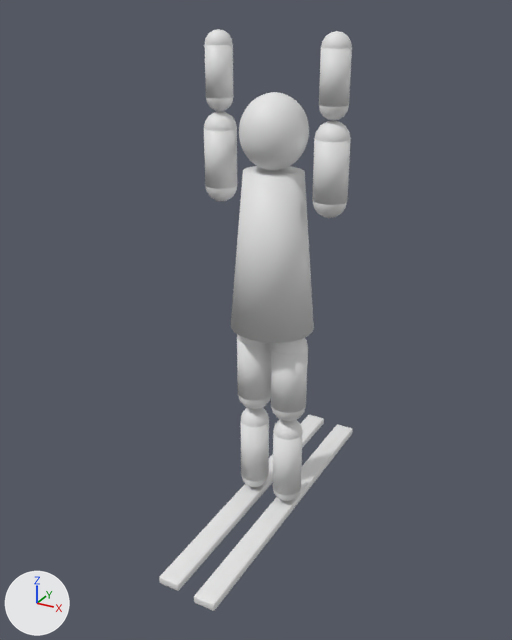
A saved change to the glTF model assets/athlete.glb.
Camera for both pictures: a 50 mm camera at (1.064, -2.053, 0.76) aimed at (-0.034, -0.057, -0.239). Every picture has the same lights, and +X, +Y and +Z are marked at lower left. The first picture is the older version. Vertices at exactly the same position are counted once.

Before the edit, the objects in view are built like this:
```python
ob_head = bpy.data.objects.new('head', me_sphere)
ob_head.location = (0.0, 0.0, 0.0)
ob_lowerarml = bpy.data.objects.new('lowerArmL', me_cylinder_002)
ob_lowerarml.location = (0.0, 0.0, 0.0)
ob_lowerarmr = bpy.data.objects.new('lowerArmR', me_cylinder_003)
ob_lowerarmr.location = (0.0, 0.0, 0.0)
ob_lowerlegl = bpy.data.objects.new('lowerLegL', me_cylinder_006)
ob_lowerlegl.location = (0.0, 0.0, 0.0)
ob_lowerlegr = bpy.data.objects.new('lowerLegR', me_cylinder_007)
ob_lowerlegr.location = (0.0, 0.0, 0.0)
ob_skil = bpy.data.objects.new('skiL', me_cube)
ob_skil.location = (0.0, 0.0, 0.0)
ob_skir = bpy.data.objects.new('skiR', me_cube_001)
ob_skir.location = (0.0, 0.0, 0.0)
ob_upperarml = bpy.data.objects.new('upperArmL', me_cylinder)
ob_upperarml.location = (0.0, 0.0, 0.0)
ob_upperlegr = bpy.data.objects.new('upperLegR', me_cylinder_005)
ob_upperlegr.location = (0.0, 0.0, 0.0)
# also in view: 'upperLegL' at (-0.075, 0.008, -0.455); 'upperArmR' at (0.205, -0.008, 0.3); 'torso' at (0.0, 0.0, 0.0)
```
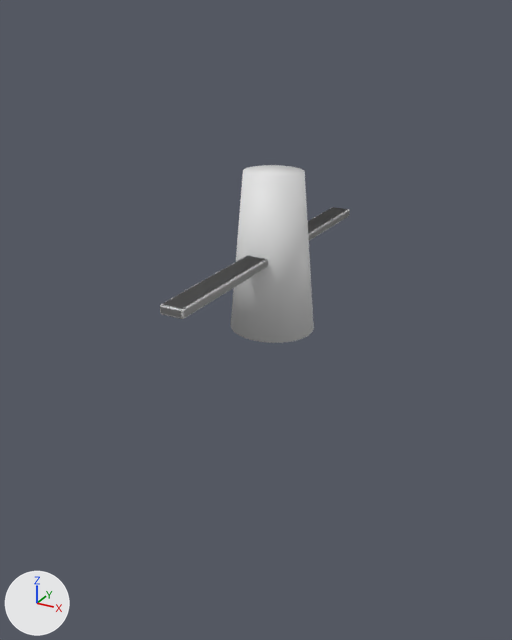
Edits to the bpy script that builds the scene:
```text
Change me_sphere:
    remove me_sphere.from_pydata(...)  # 1106 vertices, 2208 faces; spans x -0.11..0.11, y -0.118..0.118, z 0.28..0.52
    add me_sphere.from_pydata(...)  # 1106 vertices, 2208 faces; spans x -0.11..0.11, y -0.118..0.118, z -0.12..0.12
    me_sphere part 1: the whole mesh is moved by (0.0, 0.0, -0.4)
Change me_cylinder_002:
    remove me_cylinder_002.from_pydata(...)  # 502 vertices, 1020 faces; spans x -0.25..-0.16, y -0.037..0.053, z 0.45..0.7
    add me_cylinder_002.from_pydata(...)  # 512 vertices, 1020 faces; spans x -0.045..0.045, y -0.045..0.045, z -0.125..0.125
    me_cylinder_002 part 2: 502 vertices removed from x -0.25..-0.16, y -0.037..0.053, z 0.45..0.7
    other edits to the shape of me_cylinder_002 do not show in these pictures
Change me_cylinder_003:
    remove me_cylinder_003.from_pydata(...)  # 504 vertices, 1020 faces; spans x 0.16..0.25, y -0.053..0.037, z 0.45..0.7
    add me_cylinder_003.from_pydata(...)  # 512 vertices, 1020 faces; spans x -0.045..0.045, y -0.045..0.045, z -0.125..0.125
    me_cylinder_003 part 3: 504 vertices removed from x 0.16..0.25, y -0.053..0.037, z 0.45..0.7
    other edits to the shape of me_cylinder_003 do not show in these pictures
Change me_cylinder_006:
    remove me_cylinder_006.from_pydata(...)  # 512 vertices, 1020 faces; spans x -0.13..-0.02, y -0.047..0.063, z -0.995..-0.635
    add me_cylinder_006.from_pydata(...)  # 512 vertices, 1020 faces; spans x -0.055..0.055, y -0.055..0.055, z -0.18..0.18
    me_cylinder_006 part 4: the whole mesh is moved by (0.075, -0.008, 0.815)
Change me_cylinder_007:
    remove me_cylinder_007.from_pydata(...)  # 512 vertices, 1020 faces; spans x 0.02..0.13, y -0.063..0.047, z -0.995..-0.635
    add me_cylinder_007.from_pydata(...)  # 512 vertices, 1020 faces; spans x -0.055..0.055, y -0.055..0.055, z -0.18..0.18
    me_cylinder_007 part 5: the whole mesh is moved by (-0.075, 0.008, 0.815)
Change me_cube:
    remove me_cube.from_pydata(...)  # 96 vertices, 188 faces; spans x -0.115..-0.035, y -0.592..0.608, z -1.025..-0.995
    add me_cube.from_pydata(...)  # 96 vertices, 188 faces; spans x -0.04..0.04, y -0.6..0.6, z -0.015..0.015
    me_cube part 6: the whole mesh is moved by (0.075, -0.008, 1.01)
Change me_cube_001:
    remove me_cube_001.from_pydata(...)  # 96 vertices, 188 faces; spans x 0.035..0.115, y -0.608..0.592, z -1.025..-0.995
    add me_cube_001.from_pydata(...)  # 96 vertices, 188 faces; spans x -0.04..0.04, y -0.6..0.6, z -0.015..0.015
    me_cube_001 part 7: the whole mesh is moved by (-0.075, 0.008, 1.01)
Change me_cylinder:
    remove me_cylinder.from_pydata(...)  # 514 vertices, 1020 faces; spans x -0.26..-0.15, y -0.047..0.063, z 0.15..0.45
    add me_cylinder.from_pydata(...)  # 512 vertices, 1020 faces; spans x -0.055..0.055, y -0.055..0.055, z -0.15..0.15
    me_cylinder part 8: 514 vertices removed from x -0.26..-0.15, y -0.047..0.063, z 0.15..0.45
    other edits to the shape of me_cylinder do not show in these pictures
Change me_cylinder_001:
    remove me_cylinder_001.from_pydata(...)  # 514 vertices, 1020 faces; spans x 0.15..0.26, y -0.063..0.047, z 0.15..0.45
    add me_cylinder_001.from_pydata(...)  # 512 vertices, 1020 faces; spans x -0.055..0.055, y -0.055..0.055, z -0.15..0.15
    me_cylinder_001 part 9: 514 vertices removed from x 0.15..0.26, y -0.063..0.047, z 0.15..0.45
    other edits to the shape of me_cylinder_001 do not show in these pictures
Change me_cylinder_004:
    remove me_cylinder_004.from_pydata(...)  # 512 vertices, 1020 faces; spans x -0.14..-0.01, y -0.057..0.073, z -0.635..-0.275
    add me_cylinder_004.from_pydata(...)  # 512 vertices, 1020 faces; spans x -0.065..0.065, y -0.065..0.065, z -0.18..0.18
    me_cylinder_004 part 10: the whole mesh is moved by (0.075, -0.008, 0.455)
Change me_cylinder_005:
    remove me_cylinder_005.from_pydata(...)  # 512 vertices, 1020 faces; spans x 0.01..0.14, y -0.073..0.057, z -0.635..-0.275
    add me_cylinder_005.from_pydata(...)  # 512 vertices, 1020 faces; spans x -0.065..0.065, y -0.065..0.065, z -0.18..0.18
    me_cylinder_005 part 11: the whole mesh is moved by (-0.075, 0.008, 0.455)
```

Location of each change, (x1, y1, x2, y2) in pixels of the pictures (512 x 640 px):
'skiL', moved: before (159, 415, 324, 591); after (160, 207, 350, 319)
'skiR', moved (not visible afterwards): before (194, 424, 353, 611)
'head', moved (not visible afterwards): before (239, 92, 309, 170)
'upperArmR', reshaped (not visible afterwards): before (312, 121, 351, 218)
'upperLegR', moved (not visible afterwards): before (271, 338, 308, 421)
'upperArmL', reshaped (not visible afterwards): before (204, 111, 237, 201)
'lowerArmR', reshaped (not visible afterwards): before (319, 31, 352, 121)
'upperLegL', moved (not visible afterwards): before (237, 334, 272, 409)
'lowerLegR', moved (not visible afterwards): before (273, 419, 303, 501)
'lowerArmL', reshaped (not visible afterwards): before (204, 29, 233, 111)
'lowerLegL', moved (not visible afterwards): before (241, 408, 269, 487)
